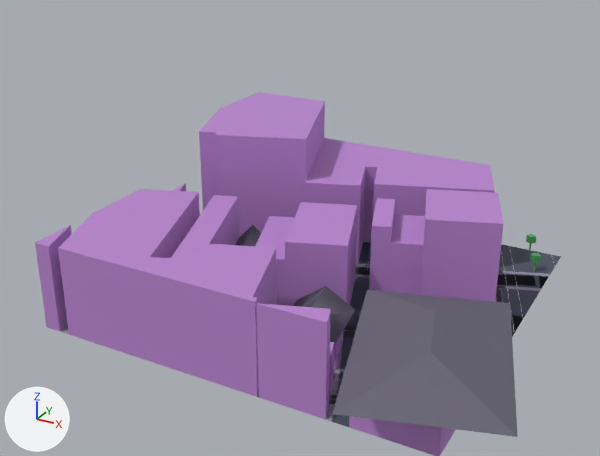
One commit to the glTF model public/maps/melbourne/chunks/6_-18.glb: the scene before it, then after it.
One viewpoint serves both versions: a 50 mm camera at (879.7, 1897.3, 124.0) aimed at (774.4, 2088.9, 28.2). Arrows for +X, +Y and +Z are at lower left; the lights stay in place. The first picture is the older version. Where no turn or scale is listed for an object, it has been applied to the vertices. Vertices at exactly the same position are counted once.

Objects in the first picture: 'compiled-chunk'.
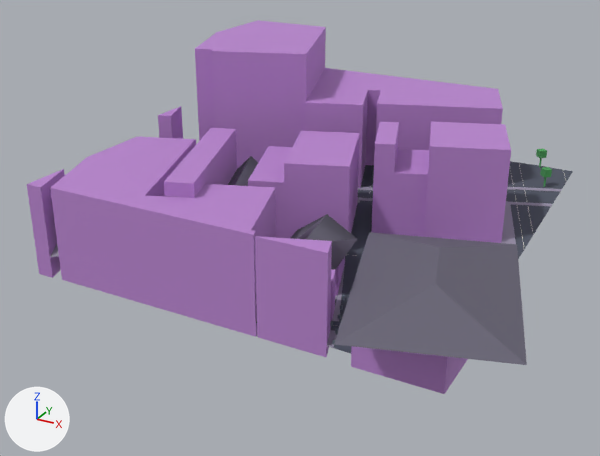
Changed parts and their boxes (x1, y1, x2, y2) in the pictures (600 x 456 px; the box of a moved part takes in the faces that stretch with it):
'compiled-chunk', reshaped, moved: before (35, 92, 561, 456); after (27, 20, 573, 394)
part 1 of me_mesh_0, moved or reshaped: before (357, 242, 371, 275); after (361, 165, 374, 197)
part 2 of me_mesh_0, moved or reshaped: before (326, 404, 334, 421); after (327, 330, 336, 348)
part 3 of me_mesh_0, moved or reshaped (mostly hidden before): before (172, 183, 186, 191); after (158, 106, 183, 139)
part 4 of me_mesh_0, moved or reshaped: before (58, 189, 277, 397); after (50, 137, 276, 337)
part 5 of me_mesh_0, moved or reshaped: before (255, 216, 294, 305); after (248, 146, 292, 238)
part 6 of me_mesh_0, moved or reshaped: before (420, 189, 503, 302); after (424, 121, 511, 243)
part 7 of me_mesh_0, moved or reshaped: before (171, 195, 239, 260); after (164, 128, 237, 198)
part 8 of me_mesh_0, moved or reshaped: before (305, 138, 495, 265); after (305, 68, 503, 188)
part 9 of me_mesh_0, moved or reshaped: before (334, 331, 343, 370); after (335, 257, 345, 296)
part 10 of me_mesh_0, moved or reshaped: before (285, 202, 357, 327); after (284, 131, 359, 238)
part 11 of me_mesh_0, moved or reshaped: before (256, 303, 331, 420); after (255, 236, 332, 357)
part 12 of me_mesh_0, moved or reshaped: before (329, 342, 334, 395); after (330, 269, 336, 321)
part 13 of me_mesh_0, moved or reshaped: before (526, 234, 536, 244); after (536, 149, 547, 158)
part 14 of me_mesh_0, moved or reshaped: before (530, 253, 541, 263); after (540, 167, 552, 177)
part 15 of me_mesh_0, rebuilt (mostly hidden): before (35, 92, 561, 456); after (50, 166, 561, 394)
part 16 of me_mesh_0, rebuilt (32% narrower, 9% shorter): before (369, 198, 425, 295); after (391, 149, 429, 237)
part 17 of me_mesh_0, deleted: before (235, 225, 561, 437)
part 18 of me_mesh_0, built on (mostly hidden before): before (258, 267, 370, 427); after (27, 20, 573, 365)

What the commit changed:
me_mesh_0 is used by ob_compiled_chunk; location (783.0, 2097.3, 21.8).
me_mesh_0 had 1475 vertices, 2129 faces and spanned x -69.0..69.0, y -69.4..69.4, z -21.3..21.3.
me_mesh_0 now has 2663 vertices, 3906 faces and spans x -69.0..69.0, y -69.4..69.4, z -26.3..26.3.
me_mesh_0 part 1: the loose piece of 12 vertices spanning x -13.7..1.1, y 22.9..49.6, z -21.2 is multiplied about its middle by the matrix ((1.0, 0.001, 0.025), (0.001, 0.997, -0.075), (-0.025, 0.075, 0.997)), then moved by (0.0, 0.0, 5.9).
me_mesh_0 part 2: the loose piece of 8 vertices spanning x 19.9..23.8, y -51.3..-44.9, z -21.3..-21.2 is multiplied about its middle by the matrix ((1.0, 0.001, 0.025), (0.001, 0.997, -0.075), (-0.025, 0.075, 0.997)), then moved by (0.0, 0.0, -1.2).
me_mesh_0 part 3: the loose piece of 6 vertices spanning x -69.0..-65.0, y 6.3..19.0, z -21.3..0.2 is moved by (0.0, 0.0, 5.3).
me_mesh_0 part 4: the loose piece of 22 vertices spanning x -69.0..2.7, y -51.3..1.9, z -21.3..6.0 is moved by (0.0, 0.0, -4.6).
me_mesh_0 part 5: the loose piece of 8 vertices spanning x -29.6..-9.6, y -19.0..13.2, z -21.3..-0.8 is moved by (0.0, 0.0, 1.1).
me_mesh_0 part 6: the loose piece of 8 vertices spanning x 16.2..44.3, y 4.2..34.0, z -21.3..11.2 is moved by (0.0, 0.0, -0.9).
me_mesh_0 part 7: the loose piece of 8 vertices spanning x -46.6..-22.8, y -41.5..6.4, z -21.3..5.2 is moved by (0.0, 0.0, 0.2).
me_mesh_0 part 8: the loose piece of 16 vertices spanning x -40.6..31.9, y 23.1..68.7, z -21.3..7.2 is moved by (0.0, 0.0, 4.5).
me_mesh_0 part 9: the loose piece of 10 vertices spanning x -4.9..14.7, y -35.7..-14.3, z -21.3..-12.3 is moved by (0.0, 0.0, -0.3).
me_mesh_0 part 10: the loose piece of 8 vertices spanning x -20.0..7.0, y -15.5..19.1, z -21.3..4.7 is moved by (0.0, 0.0, 1.2).
me_mesh_0 part 11: the loose piece of 6 vertices spanning x 3.1..22.0, y -51.3..-45.1, z -21.3..5.7 is moved by (0.0, 0.0, -4.5).
me_mesh_0 part 12: the loose piece of 8 vertices spanning x 3.2..18.6, y -46.6..-36.2, z -21.3..-9.3 is moved by (0.0, 0.0, -1.5).
me_mesh_0 part 13: the loose piece of 8 vertices spanning x 38.8..42.2, y 66.0..69.4, z -17.7..-15.3 is moved by (0.0, 0.0, 8.8).
me_mesh_0 part 14: the loose piece of 8 vertices spanning x 43.9..47.3, y 51.5..54.9, z -17.7..-15.3 is moved by (0.0, 0.0, 7.7).
me_mesh_0 part 15: the loose piece of 154 vertices spanning x -69.0..51.0, y -51.3..68.7, z -21.3..21.3 is rebuilt with 136 vertices and now spans x -69.0..51.0, y -51.3..68.7, z -26.3..-8.4.
me_mesh_0 part 16: the loose piece of 15 vertices spanning x 2.0..23.4, y 1.4..26.8, z -21.3..7.2 is rebuilt with 8 vertices and now spans x 7.3..23.4, y 3.4..26.8, z -22.1..1.3.
me_mesh_0 part 17: 59 loose pieces with 899 vertices, spanning x -69.0..69.0, y -69.4..68.7, z -21.3..1.7, are deleted.
me_mesh_0 part 18: 4 vertices moved within x -1.4..20.2, y -42.5..-31.7, z -21.2; 160 vertices removed from x -53.8..29.2, y -51.3..30.7, z -21.3..-21.2; 2272 vertices added at x -69.0..69.0, y -69.4..68.7, z -26.2..26.3.
Other edits to the shape of me_mesh_0 do not show in these pictures.
Object 'compiled-chunk' (ob_compiled_chunk) moves from (783.0, 2097.3, 21.8) to (783.0, 2097.3, 44.0).
